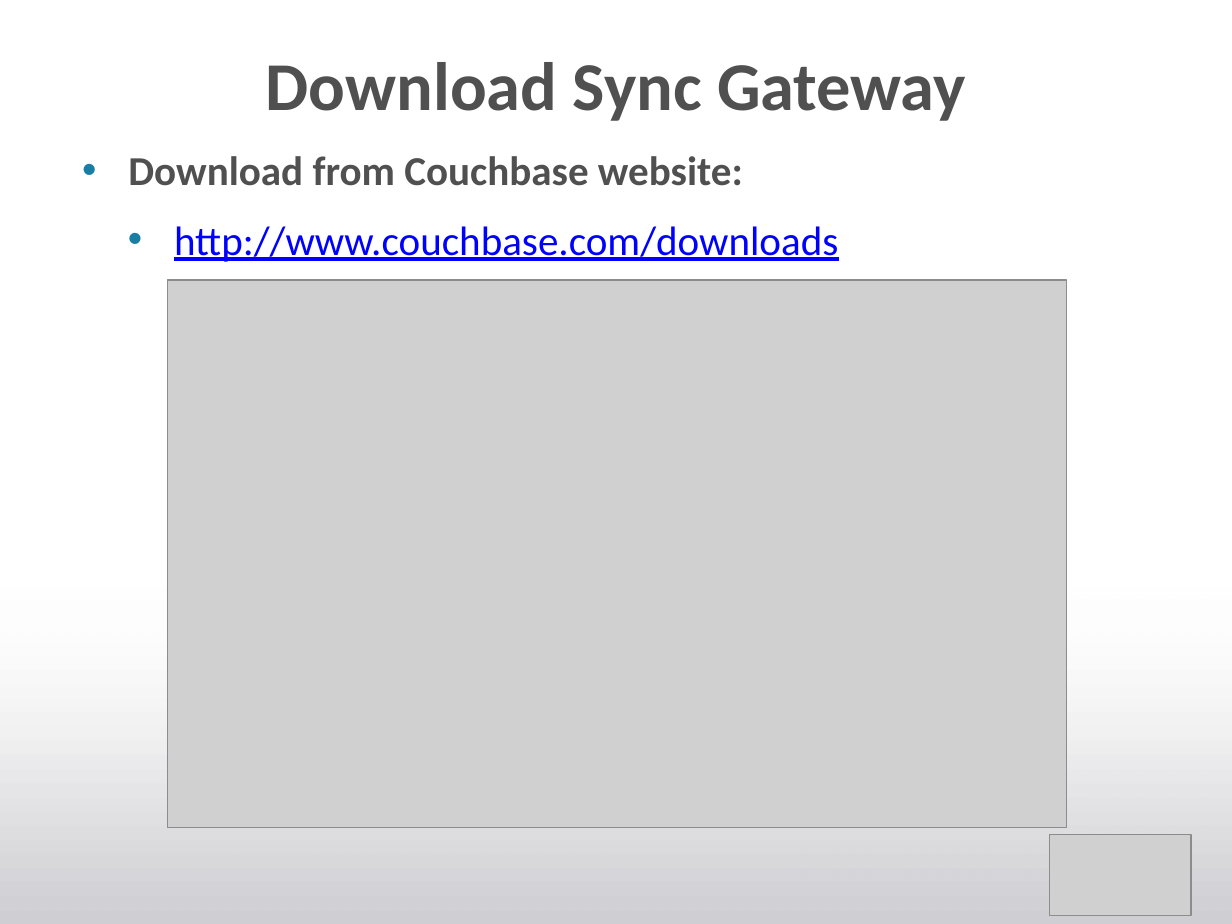
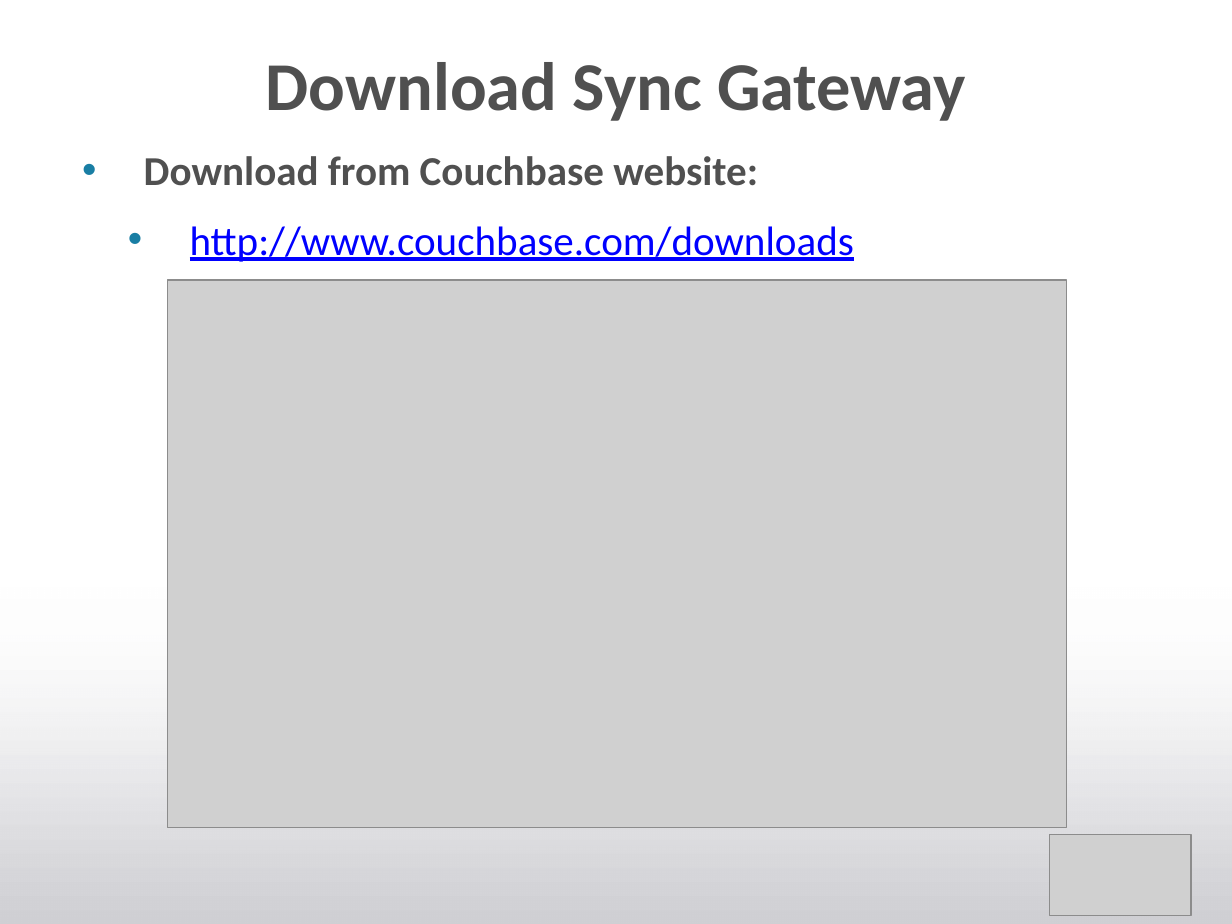
Before and after one commit to subalakr/workshop, a slide deck: slide 25 of mobile/presentations/IntroductionToSyncGateway.pptx. Drawn at 1232x924 pixels with LibreOffice and Linux fonts; fonts in the diff are those of the drawing; grey boxes stand for pictures; background and template pictures are left out. Boxes give left, top, right and bottom in pixels: in the first picture for what was removed or moved away, otherwise in the second. Text is boxed around its words. In the diff, an @@ line names an element or a change of style, - is before the commit and + after.

```diff
--- a/mobile/presentations/IntroductionToSyncGateway.pptx
+++ b/mobile/presentations/IntroductionToSyncGateway.pptx
@@ text "Download from Couchbase website:" at (144, 156, 854, 262): indent changed @@
```
Also in this commit, not shown: 16 other slides changed, 1 slide added.
